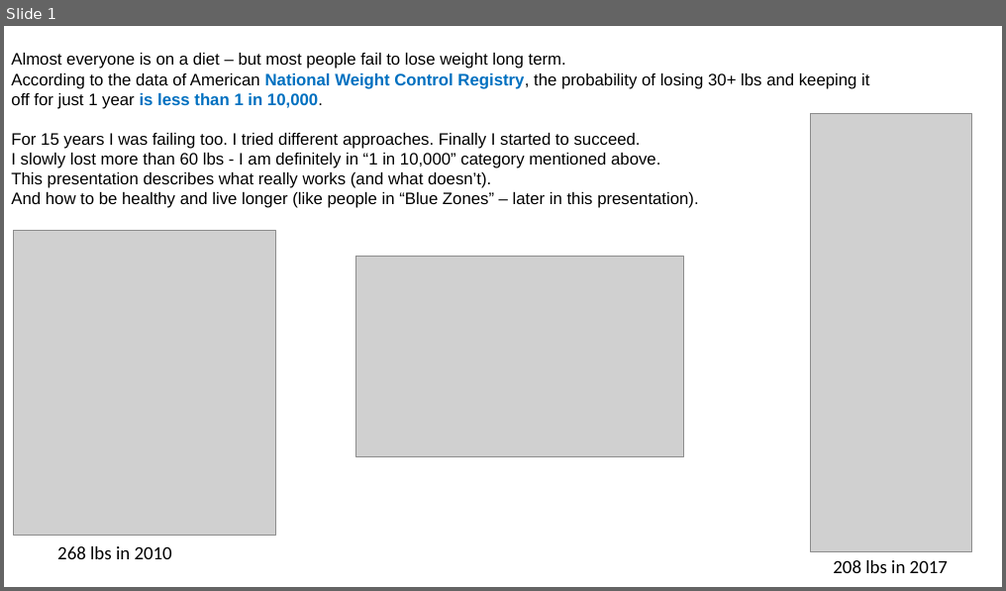
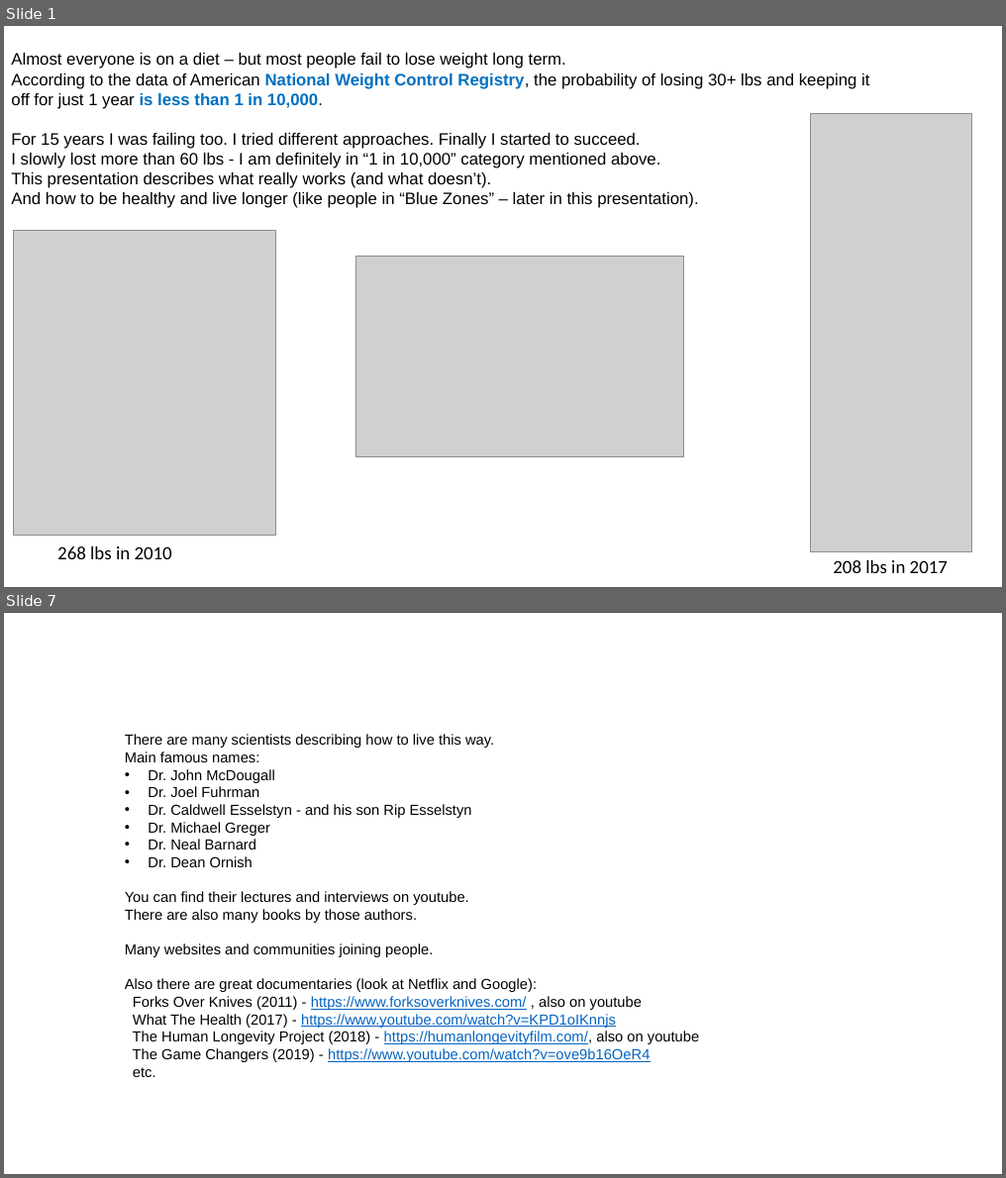
Before and after one commit to lselector/misc, a slide deck: _Life_Lose_Weight.pptx. Shown one above the other, each under a label of ours: slide 1 before the commit, slides 1 and 7 after it; the slides between them are not shown. The pictures are 1006x591 and 1006x1178 pixels, drawn with LibreOffice and Linux fonts; fonts in the diff are those of the drawing; grey boxes stand for pictures. Boxes give left, top, right and bottom in pixels: in the first picture for what was removed or moved away, otherwise in the second. Text is boxed around its words. In the diff, an @@ line names an element or a change of style, - is before the commit and + after.

```diff
--- a/_Life_Lose_Weight.pptx
+++ b/_Life_Lose_Weight.pptx
@@ slide 7 added at box(4, 613, 1002, 1174), background #FFFFFF @@
@@ text added at box(125, 734, 699, 1077), 14 pt, text #000000 @@
+There are many scientists describing how to live this way.
+Main famous names:
+• Dr. John McDougall
+• Dr. Joel Fuhrman
+• Dr. Caldwell Esselstyn - and his son Rip Esselstyn
+• Dr. Michael Greger
+• Dr. Neal Barnard
+• Dr. Dean Ornish
+You can find their lectures and interviews on youtube.
+There are also many books by those authors.
+Many websites and communities joining people.
+Also there are great documentaries (look at Netflix and Google):
+Forks Over Knives (2011) - https://www.forksoverknives.com/ , also on youtube
+What The Health (2017) - https://www.youtube.com/watch?v=KPD1oIKnnjs
+The Human Longevity Project (2018) - https://humanlongevityfilm.com/, also on youtube
+The Game Changers (2019) - https://www.youtube.com/watch?v=ove9b16OeR4
+etc.
```
Also in this commit, not shown: 12 slides changed, 4 other slides added, 1 slide removed.
